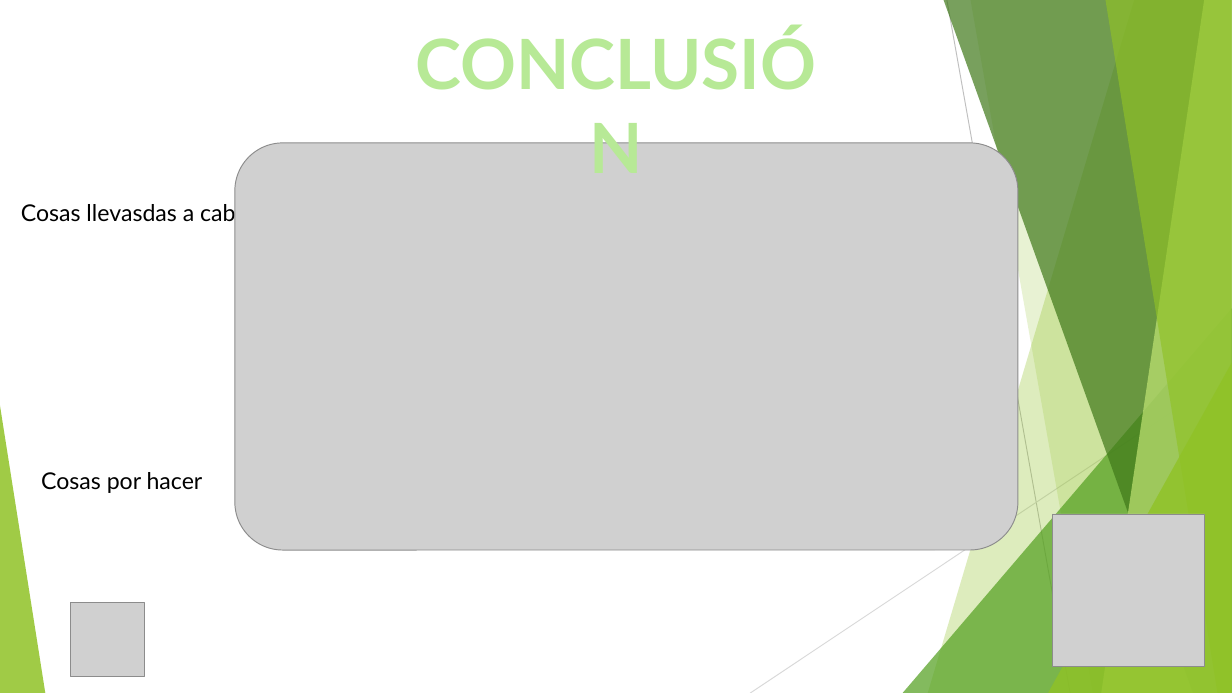
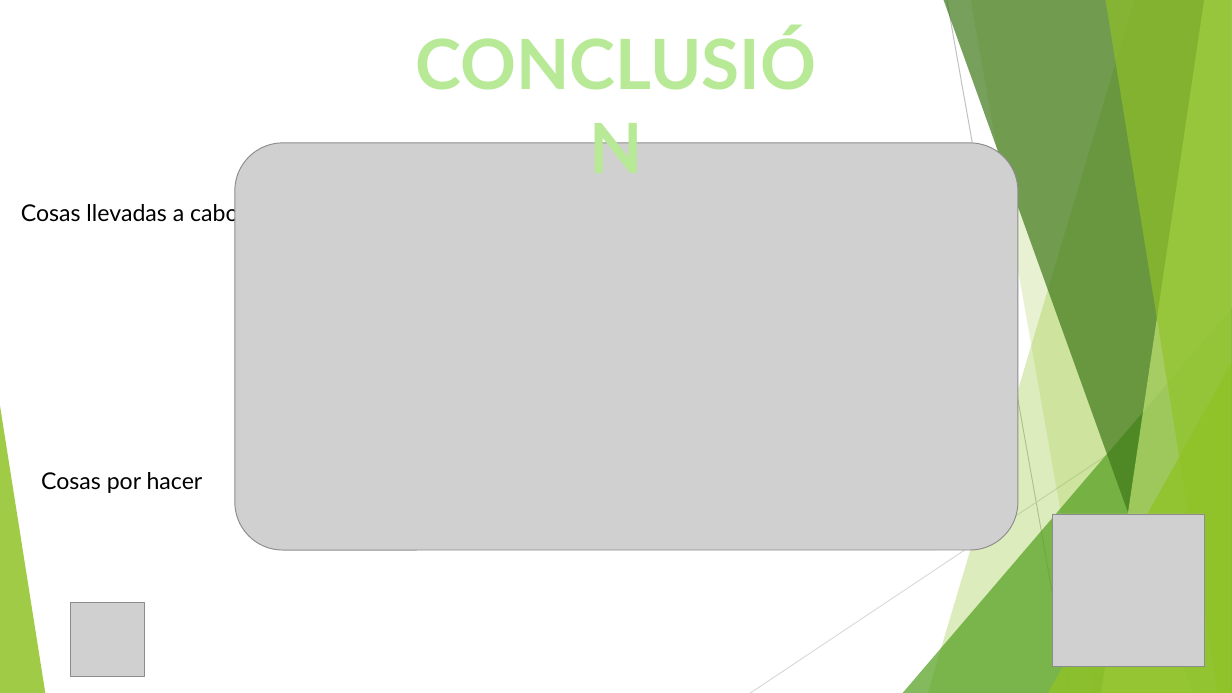
Before and after one commit to danielss24/SNCI_VUE, a slide deck: slide 5 of presentacion.pptx. Drawn at 1232x693 pixels with LibreOffice and Linux fonts; fonts in the diff are those of the drawing; grey boxes stand for pictures. Boxes give left, top, right and bottom in pixels: in the first picture for what was removed or moved away, otherwise in the second. Text is boxed around its words. In the diff, an @@ line names an element or a change of style, - is before the commit and + after.

```diff
--- a/presentacion.pptx
+++ b/presentacion.pptx
@@ text at <box>21,200,239,226</box>: text changed @@
-Cosas llevasdas a cabo
+Cosas llevadas a cabo
```
Also in this commit, not shown: 1 other file.
